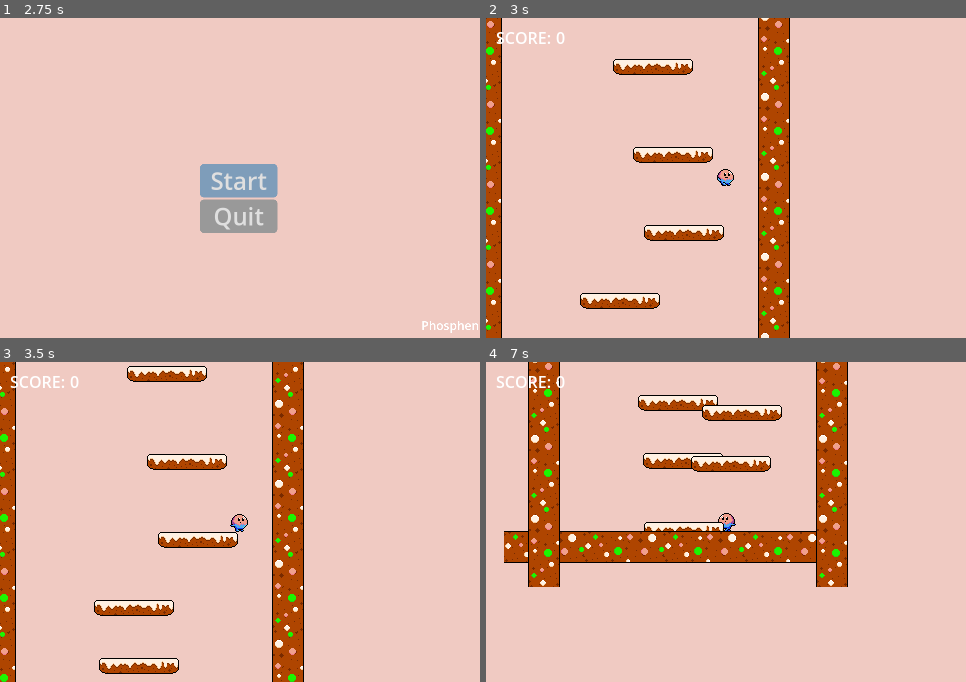
Above: before the commit, frames 1-4 (two rows, left to right).
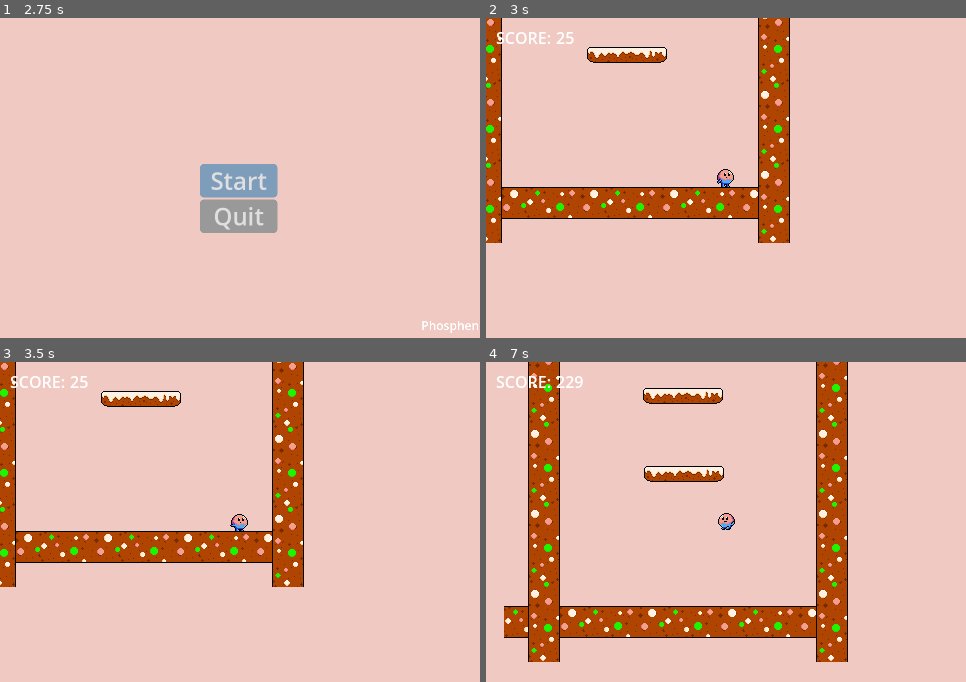
Above: after the commit, the same moments.

Repository: Phosphen/slide
Game: Godot game, scene res://Scenes/Levels/splash_screen.tscn
The game is run twice, just before and just after one commit, with the same random seed, the same clock (stepped at 60 frames per second) and the same inputs.
Inputs (mouse positions are in pixels of both pictures, inside the frame that each line leads up to):
- Up to frame 1 (2.75 s): tap Enter at 0.5, 2 s; move the mouse to (345, 162) at 0.52 s; hold Right (move_right) 0.53-2.03 s; tap Up (jump) at 0.77, 1.52 s; tap Space at 1.25 s; move the mouse to (144, 194) at 1.27 s; move the mouse to (288, 107) at 2.02 s; hold Left (move_left) from 2.03 s (still down)
- Up to frame 2 (3 s): release Left (move_left) at 2.75 s; click "Start" at 2.75 s
- Up to frame 3 (3.5 s): no input
- Up to frame 4 (7 s): tap Space at 3.5 s; move the mouse to (702, 586) at 3.52 s; hold Right (move_right) 3.53-5.03 s; tap Up (jump) at 3.77, 4.52, 5.27, 6.77 s; move the mouse to (870, 570) at 4.27 s; move the mouse to (582, 474) at 5.02 s; hold Left (move_left) 5.03-5.78 s; move the mouse to (750, 522) at 5.77 s; hold Right (move_right) 5.78-6.53 s; move the mouse to (654, 442) at 6.52 s; hold Left (move_left) from 6.53 s (still down)

Frame 1 is identical in both runs. In frame 2, 14% of the frame differs, in the area x 0-64%, y 0-100%; in frame 3, 14%; in frame 4, 22%, in the area x 3-76%, y 0-94%.

Commit message:
chore: tweaked platforms gen to be more coherent and made game/player start at 0 height

Diff:
--- a/LevelGen/Main.gd
+++ b/LevelGen/Main.gd
@@ -2,7 +2,7 @@
 
 @export var MARGIN = 256
 @export var MAX_OFFSET = 100
-@export var DISTANCE_BETWEEN_PLATFORMS = 10
+@export var DISTANCE_BETWEEN_PLATFORMS = 70
 
 @export var platform_scene: PackedScene
 @export var wall_scene: PackedScene
@@ -20,7 +20,7 @@
 #	screen_size = get_viewport().size
 	screen_size = Vector2(800, 600)
 	screen_width = screen_size.x  # Adjust based on your game's resolution
-	last_platform_position = Vector2(screen_width * 0.5, screen_size.y)
+	last_platform_position = Vector2(screen_width * 0.5, -DISTANCE_BETWEEN_PLATFORMS)
 	wall_index = 0
 	_spawn_floor()
 	_spawn_level_batch()
@@ -32,13 +32,13 @@
 		var floor_instance = wall_scene.instantiate()
 		floor_instance.rotation_degrees = 90.0
 		var sprite_size = _get_sprite_size(floor_instance)
-		floor_instance.position = Vector2(MARGIN + i * sprite_size.y, screen_size.y)
+		floor_instance.position = Vector2(MARGIN + i * sprite_size.y, 0)
 		add_child(floor_instance)
 
 func _spawn_level_batch():
 	for i in range(10):
 		_spawn_walls(wall_index + i)
-	for i in range(3, 20):
+	for i in range(20):
 		_spawn_platform(i)
 	wall_index += 10
 
@@ -57,7 +57,7 @@
 	from = clampf(from, MARGIN, screen_width - MARGIN)
 	to = clampf(to, MARGIN, screen_width - MARGIN)
 	var x_pos = randf_range(from, to)
-	var y_pos = last_platform_position.y - sprite_size.y * 0.5 - DISTANCE_BETWEEN_PLATFORMS * index;
+	var y_pos = last_platform_position.y - sprite_size.y * 0.5 - DISTANCE_BETWEEN_PLATFORMS;
 
 	platform.position = Vector2(x_pos, y_pos)
 	last_platform_position = platform.position
@@ -71,8 +71,8 @@
 	wall_width = sprite_size.x
 
 	# Y component is aka width in this context, because the sprite is rotated
-	var posLeft = Vector2(MARGIN, screen_size.y - index * sprite_size.y)
-	var posRight = Vector2(screen_width - MARGIN, screen_size.y - index * sprite_size.y)
+	var posLeft = Vector2(MARGIN, -1 * index * sprite_size.y)
+	var posRight = Vector2(screen_width - MARGIN, -1 * index * sprite_size.y)
 	add_child(wallLeft)
 	add_child(wallRight)
 	wallLeft.position = posLeft
--- a/LevelGen/main.tscn
+++ b/LevelGen/main.tscn
@@ -12,7 +12,7 @@
 wall_scene = ExtResource("3_mbfvh")
 
 [node name="Player" parent="." instance=ExtResource("4_rsqvq")]
-position = Vector2(496, 321)
+position = Vector2(496, 2.08165e-12)
 wall_bounce_strength = Vector2(1.5, 30)
 high_jump_treshold = 200.0
 
@@ -22,7 +22,7 @@
 [node name="GUI" parent="." instance=ExtResource("5_ahuf4")]
 
 [node name="Camera2D" type="Camera2D" parent="."]
-position = Vector2(496, 321)
+position = Vector2(496, 2.08165e-12)
 
 [connection signal="reached_height" from="Player" to="GUI" method="_on_player_reached_height"]
 [connection signal="reached_top" from="Player" to="." method="_on_player_reached_top"]
